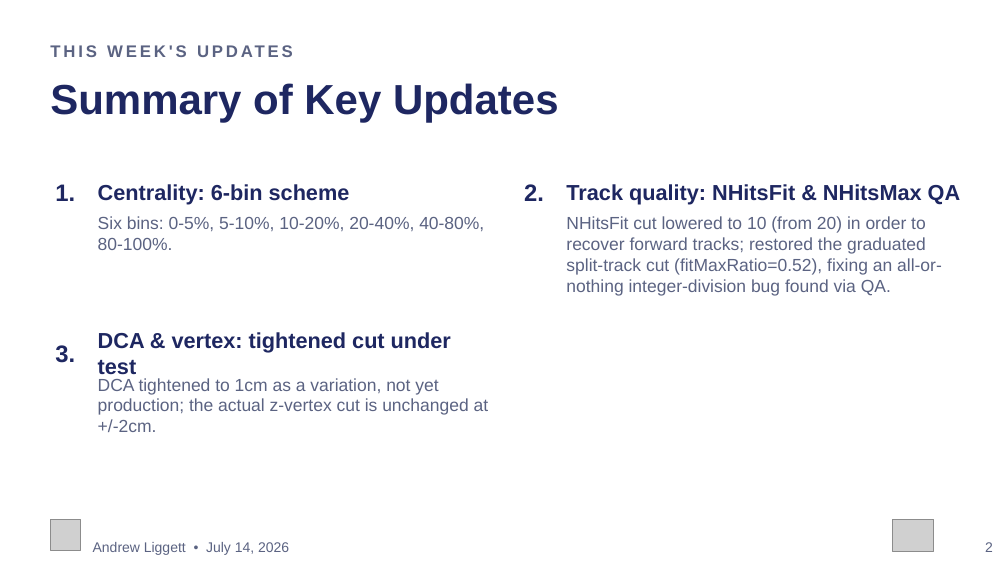
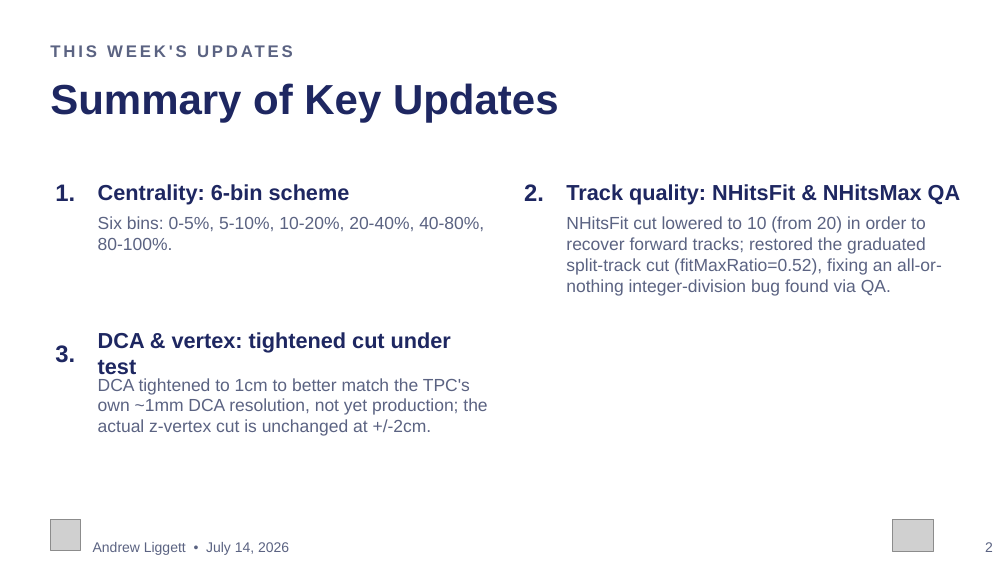
Before and after one commit to liggett2820/lightflavorspectra_OO200, a slide deck: slide 2 of docs/OO200_Spectra_Status_Update.pptx. Drawn at 1008x567 pixels with LibreOffice and Linux fonts; fonts in the diff are those of the drawing; grey boxes stand for pictures. Boxes give left, top, right and bottom in pixels: in the first picture for what was removed or moved away, otherwise in the second. Text is boxed around its words. In the diff, an @@ line names an element or a change of style, - is before the commit and + after.

Commit message:
DCA bullet: tie the 1cm cut to the TPC's ~1mm DCA resolution instead of calling it just a variation

```diff
--- a/docs/OO200_Spectra_Status_Update.pptx
+++ b/docs/OO200_Spectra_Status_Update.pptx
@@ text at (x1=98, y1=378, x2=487, y2=436): text changed @@
-DCA tightened to 1cm as a variation, not yet production; the actual z-vertex cut is unchanged at +/-2cm.
+DCA tightened to 1cm to better match the TPC's own ~1mm DCA resolution, not yet production; the actual z-vertex cut is unchanged at +/-2cm.
```
